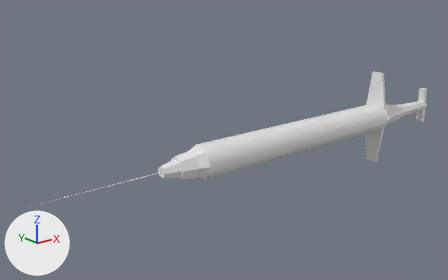
The OBJ model Vac u me/Assets/Models/Pickups/Syringe.obj: old version first, new version second.
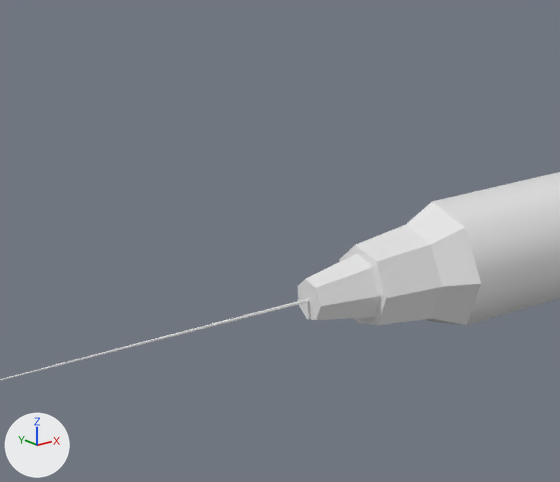
Each version is shown whole from a camera (50 mm lens) standing at (-9.54, -10.14, 4.47) and looking at (-0.84, 0.73, 0.13), then close up on the part from 16% to 52% of the width and 31% to 80% of the height. Lighting does not change. The marker at lower left points along +X, +Y and +Z. Where no turn or scale is listed for an object, it has been applied to the vertices. Vertices at the same position are counted once.

The first close-up shows 'Syringe'.
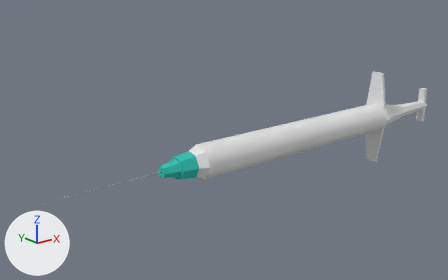
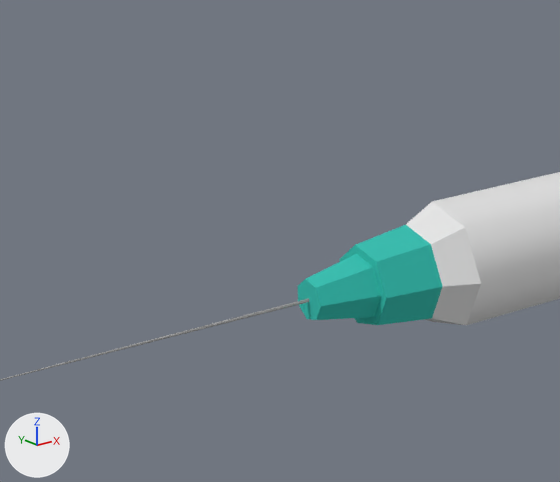
The newer file is also rescaled (x2.151), turned or shifted as a whole; pictures and numbers use the older file's frame.

Changed parts and their boxes (x1, y1, x2, y2) in the close-ups (560 x 482 px):
```json
{"part": 1, "of": "me_syringe", "change": "recoloured", "before": [0, 299, 310, 381], "after": [0, 299, 310, 381]}
{"part": 2, "of": "me_syringe", "change": "recoloured", "before": [298, 225, 443, 325], "after": [298, 225, 443, 325], "on screen": "grey to cyan"}
```

The change, as JSON lines over the scene's bpy script:
```json
{"op": "add", "block": "mat_wire_086086086", "code": ["mat_wire_086086086 = principled_material('wire_086086086')", "mat_wire_086086086.base_color = (0.337, 0.337, 0.337)  # grey #9d9d9d", "mat_wire_086086086.roughness = 0.821"]}
{"op": "add", "block": "mat_wire_006135113", "code": ["mat_wire_006135113 = principled_material('wire_006135113')", "mat_wire_006135113.base_color = (0.0235, 0.529, 0.443)  # cyan #2ac0b2", "mat_wire_006135113.roughness = 0.821"]}
{"op": "add", "block": "mat_wire_201201201", "code": ["mat_wire_201201201 = principled_material('wire_201201201')", "mat_wire_201201201.base_color = (0.788, 0.788, 0.788)  # white #e6e6e6", "mat_wire_201201201.roughness = 0.821"]}
{"block": "me_syringe", "where": "me_syringe.from_pydata(...)  # 109 vertices, 109 faces; spans x -6.05..6.05, y -0.38..0.38, z -1.25..1.25"}
{"block": "me_syringe", "where": "# used by ob_syringe; location = (0.0, 0.0, 0.0)"}
{"block": "me_syringe", "change": "me_syringe part 1: all 7 faces centred in x -4.06, y 0.01..0.03, z 0.03..0.04 switch from no material to mat_wire_086086086 (grey #9d9d9d)"}
{"block": "me_syringe", "change": "me_syringe part 2: all 28 faces centred in x -3.06..-2.5, y -0.2..0.27, z -0.21..0.28 switch from no material to mat_wire_006135113 (cyan #2ac0b2)"}
{"op": "add", "block": "me_syringe", "code": "me_syringe.materials.append(mat_wire_201201201)  # white #e6e6e6"}
```
